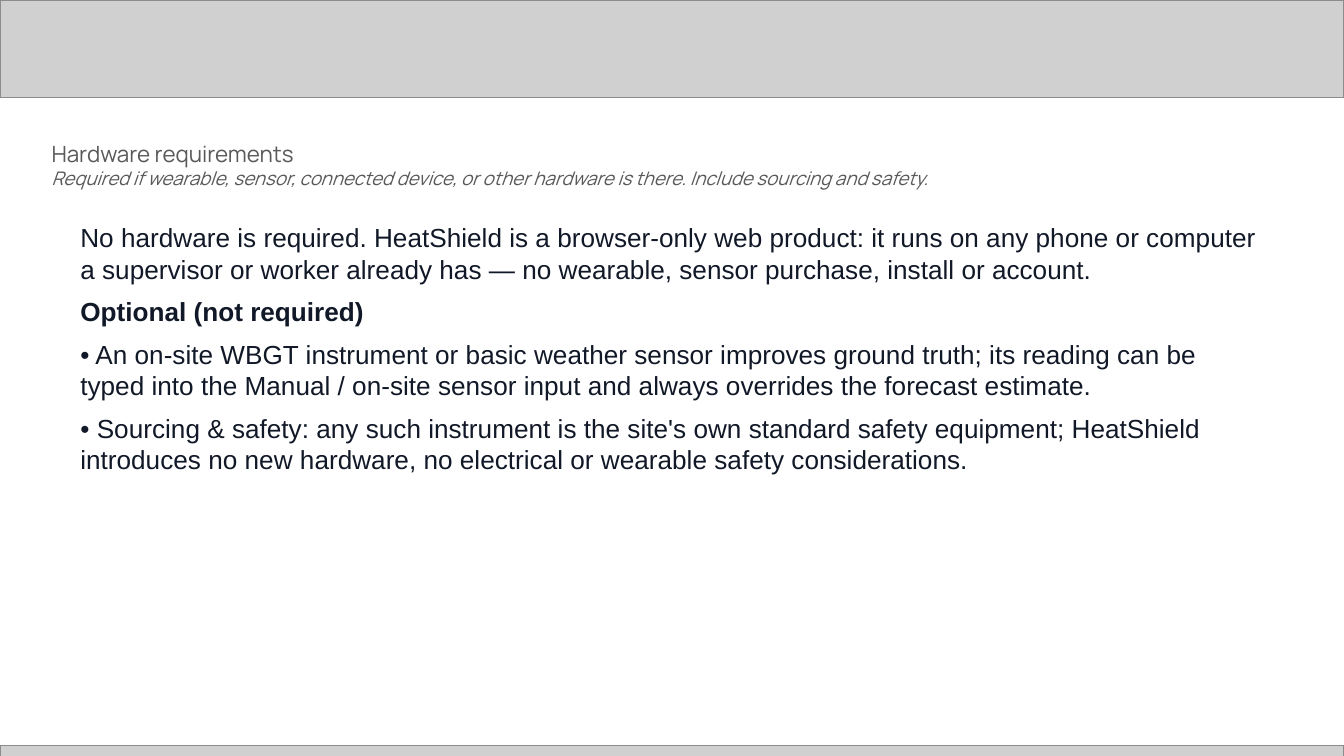
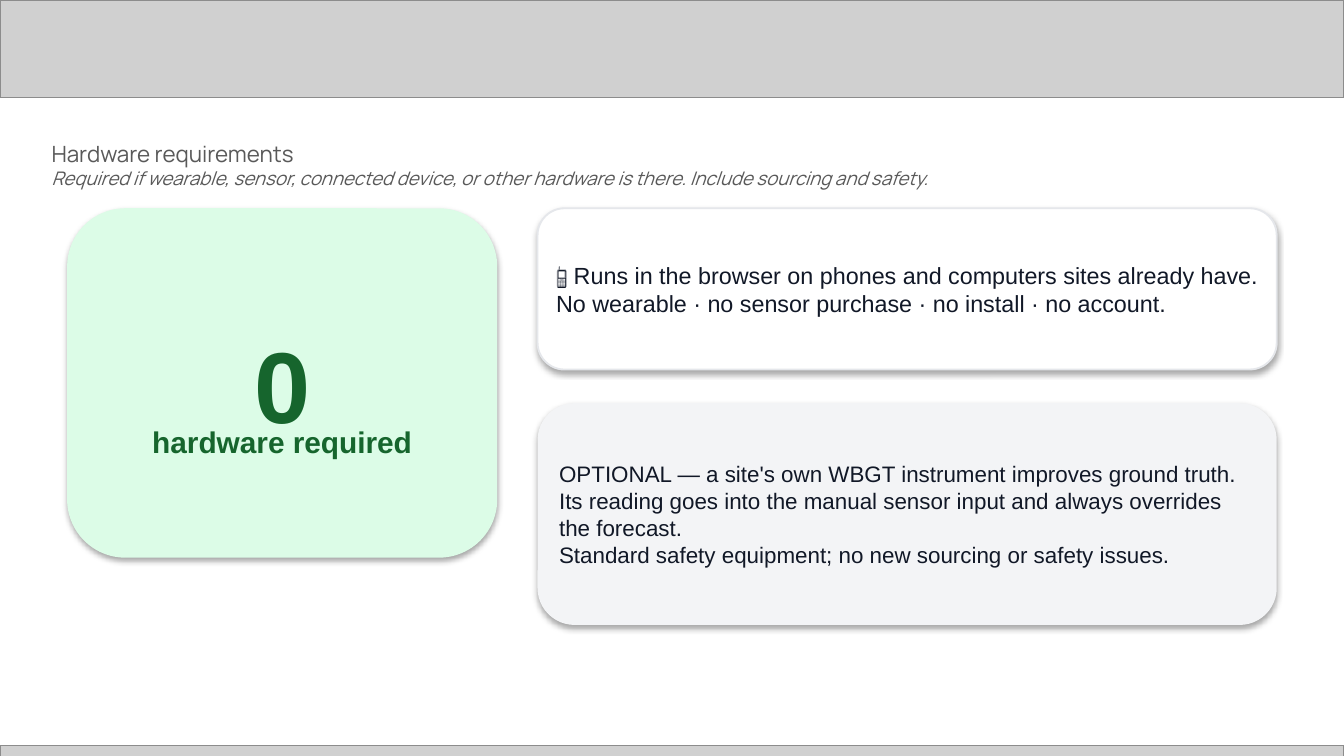
Before and after one commit to syaikhipin/heatshield, a slide deck: slide 10 of deck/heatshield-template-deck.pptx. Drawn at 1344x756 pixels with LibreOffice and Linux fonts; fonts in the diff are those of the drawing; grey boxes stand for pictures. Boxes give left, top, right and bottom in pixels: in the first picture for what was removed or moved away, otherwise in the second. Text is boxed around its words. In the diff, an @@ line names an element or a change of style, - is before the commit and + after.

```diff
--- a/deck/heatshield-template-deck.pptx
+++ b/deck/heatshield-template-deck.pptx
@@ rounded rectangle added at bbox=[67, 208, 497, 558], fill #DCFCE7, 54 pt, text #16652D, bold @@
+0
@@ rounded rectangle added at bbox=[538, 208, 1277, 370], fill #FFFFFF, outline #E5E7EB 1 pt, 12.5 pt, text #111827 @@
+📱 Runs in the browser on phones and computers sites already have.
+No wearable · no sensor purchase · no install · no account.
@@ text removed at bbox=[80, 228, 1255, 475] @@
-No hardware is required. HeatShield is a browser-only web product: it runs on any phone or computer a supervisor or worker already has — no wearable, sensor purchase, install or account.
-Optional (not required)
-• An on-site WBGT instrument or basic weather sensor improves ground truth; its reading can be typed into the Manual / on-site sensor input and always overrides the forecast estimate.
-• Sourcing & safety: any such instrument is the site's own standard safety equipment; HeatShield introduces no new hardware, no electrical or wearable safety considerations.
@@ rounded rectangle added at bbox=[538, 403, 1277, 625], fill #F3F4F6, 12 pt, text #111827 @@
+OPTIONAL — a site's own WBGT instrument improves ground truth.
+Its reading goes into the manual sensor input and always overrides the forecast.
+Standard safety equipment; no new sourcing or safety issues.
@@ text added at bbox=[152, 431, 412, 458], 16 pt, text #16652D, bold @@
+hardware required
```
Also in this commit, not shown: 13 other slides changed, 2 other files.
